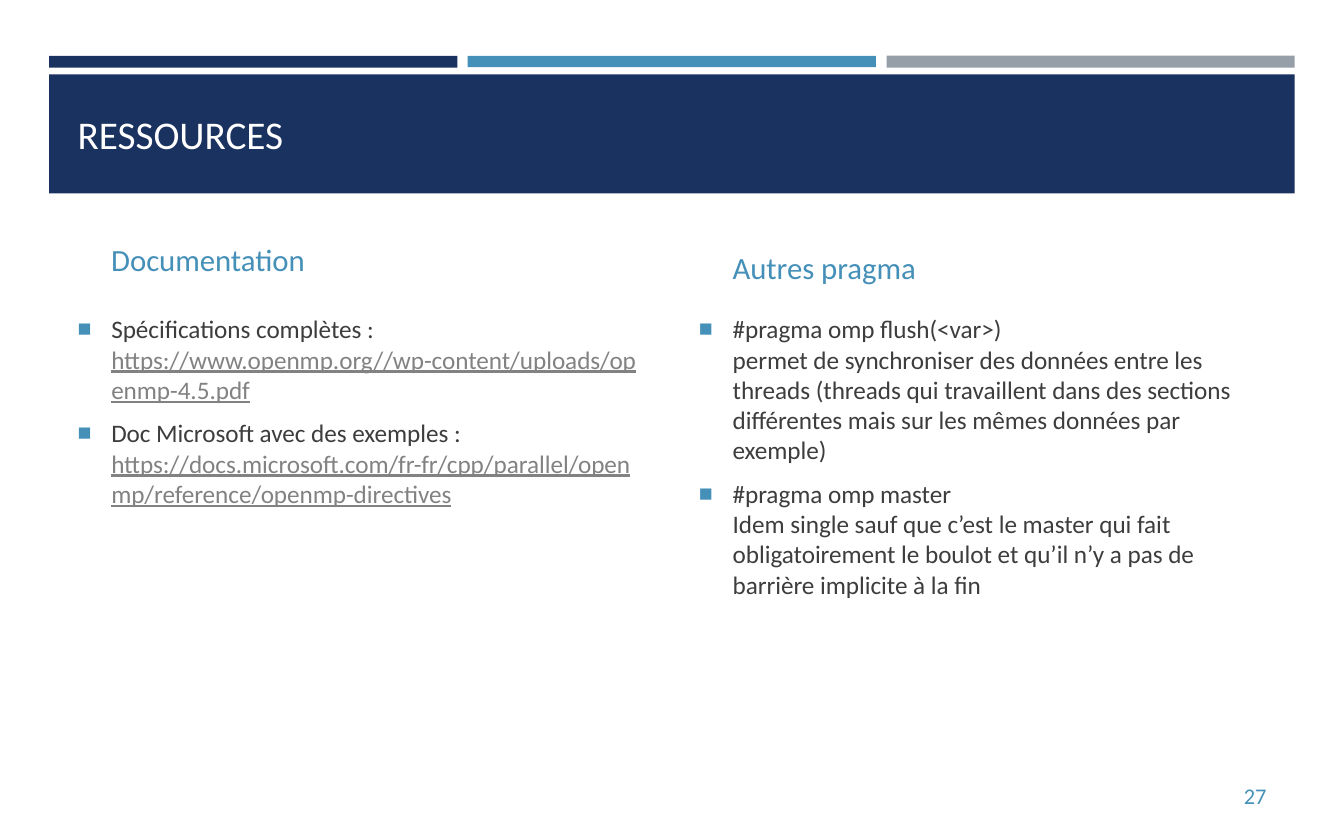
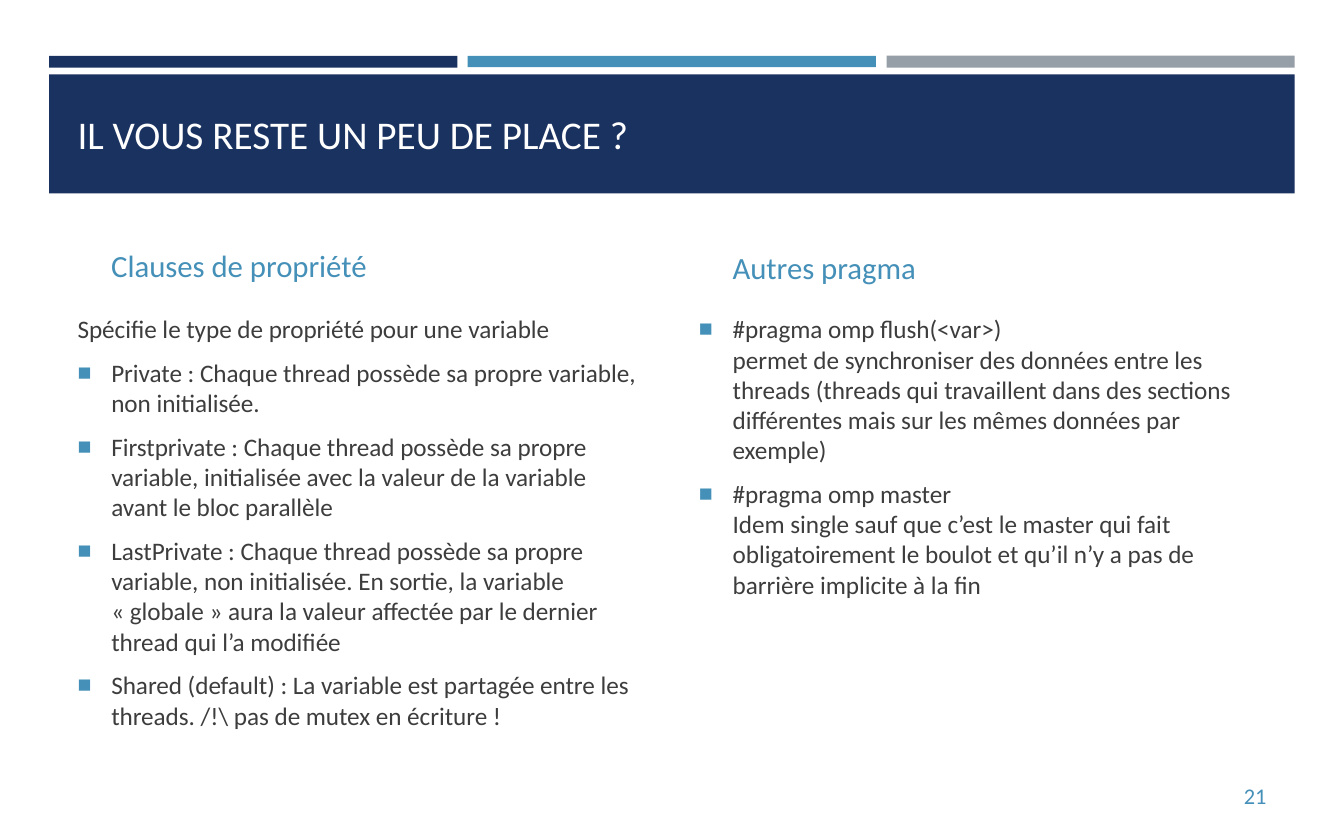
Before and after one commit to franckginguene/hpc_formation_scalian, a slide deck: slide 21 of Diapos/HPC_OpenMP.pptx (slide 27 before the commit). Drawn at 1344x840 pixels with LibreOffice and Linux fonts; fonts in the diff are those of the drawing. Boxes give left, top, right and bottom in pixels: in the first picture for what was removed or moved away, otherwise in the second. Text is boxed around its words. In the diff, an @@ line names an element or a change of style, - is before the commit and + after.

```diff
--- a/Diapos/HPC_OpenMP.pptx
+++ b/Diapos/HPC_OpenMP.pptx
@@ title at (78,123,601,150): text changed @@
-RESSOURCES
+IL VOUS RESTE UN PEU DE PLACE ?
@@ text removed at (111,250,305,271) @@
-Documentation
@@ text added at (111,255,367,282), 16.5 pt, text #4590B8 @@
+Clauses de propriété
@@ text at (78,320,635,729): text changed; text colour #828282 to #3D3D3D @@
-■ Spécifications complètes : https://www.openmp.org//wp-content/uploads/openmp-4.5.pdf
-■ Doc Microsoft avec des exemples :
-  https://docs.microsoft.com/fr-fr/cpp/parallel/openmp/reference/openmp-directives
+Spécifie le type de propriété pour une variable
+■ Private : Chaque thread possède sa propre variable, non initialisée.
+■ Firstprivate : Chaque thread possède sa propre variable, initialisée avec la valeur de la variable avant le bloc parallèle
+■ LastPrivate : Chaque thread possède sa propre variable, non initialisée. En sortie, la variable « globale » aura la valeur affectée par le dernier thread qui l’a modifiée
+■ Shared (default) : La variable est partagée entre les threads. /!\ pas de mutex en écriture !
@@ page number at (1244,789,1267,804): text changed @@
-27
+21
```
Also in this commit, not shown: 11 other slides changed, 2 slides added, 1 slide removed, 1 other file.
